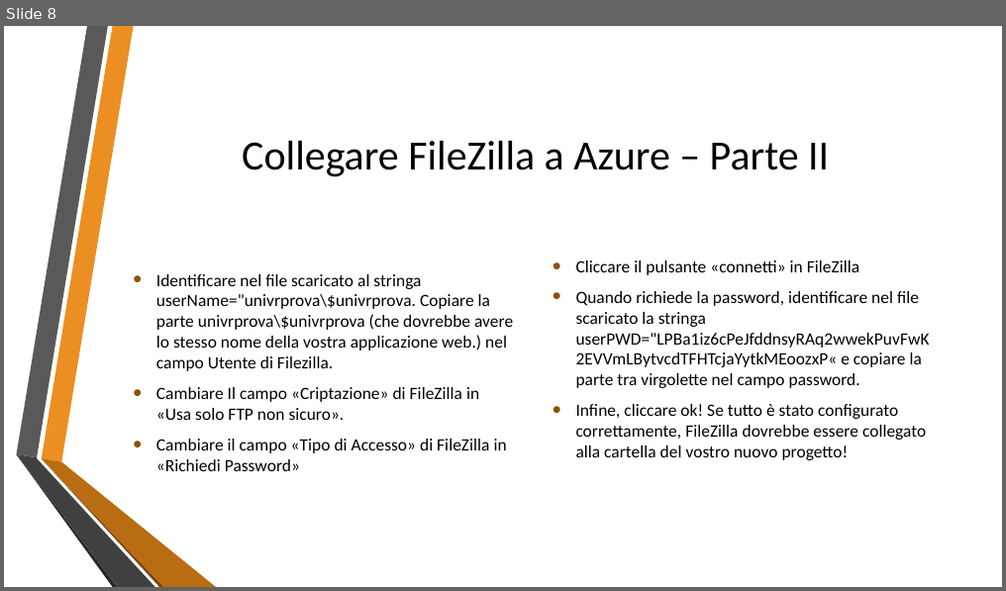
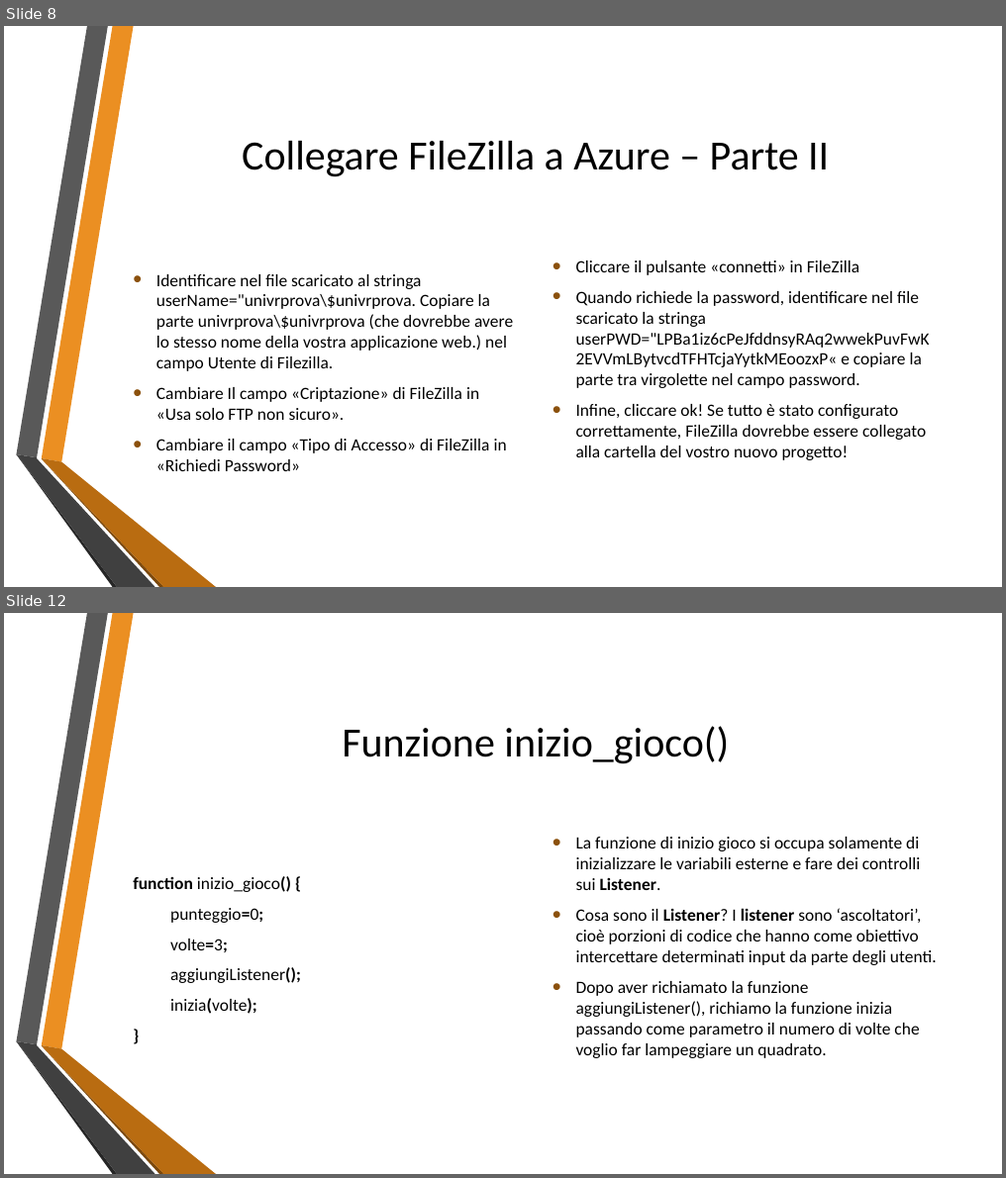
Before and after one commit to lpleo/galileiWebApp, a slide deck: Slide/Presentazione_Evento.pptx. Shown one above the other, each under a label of ours: slide 8 before the commit, slides 8 and 12 after it; the slides between them are not shown. The pictures are 1006x591 and 1006x1178 pixels, drawn with LibreOffice and Linux fonts; fonts in the diff are those of the drawing; background and template pictures are left out. Boxes give left, top, right and bottom in pixels: in the first picture for what was removed or moved away, otherwise in the second. Text is boxed around its words. In the diff, an @@ line names an element or a change of style, - is before the commit and + after.

```diff
--- a/Slide/Presentazione_Evento.pptx
+++ b/Slide/Presentazione_Evento.pptx
@@ slide 12 added at (4, 613, 1002, 1174), background picture (left out); not listed: 6 template elements that a slide beside it also shows @@
@@ title added at (342, 726, 729, 764), 40 pt, text #000000 @@
+Funzione inizio_gioco()
@@ text added at (576, 837, 937, 1059), 16.6 pt, text #000000 @@
+• La funzione di inizio gioco si occupa solamente di inizializzare le variabili esterne e fare dei controlli sui Listener.
+• Cosa sono il Listener? I listener sono ‘ascoltatori’, cioè porzioni di codice che hanno come obiettivo intercettare determinati input da parte degli utenti.
+• Dopo aver richiamato la funzione aggiungiListener(), richiamo la funzione inizia passando come parametro il numero di volte che voglio far lampeggiare un quadrato.
@@ text added at (133, 876, 301, 1014), 16.6 pt, text #000000 @@
+function inizio_gioco() {
+punteggio=0;
+volte=3;
+aggiungiListener();
+inizia(volte);
+}
```
Also in this commit, not shown: 2 slides changed, 13 other slides added.
